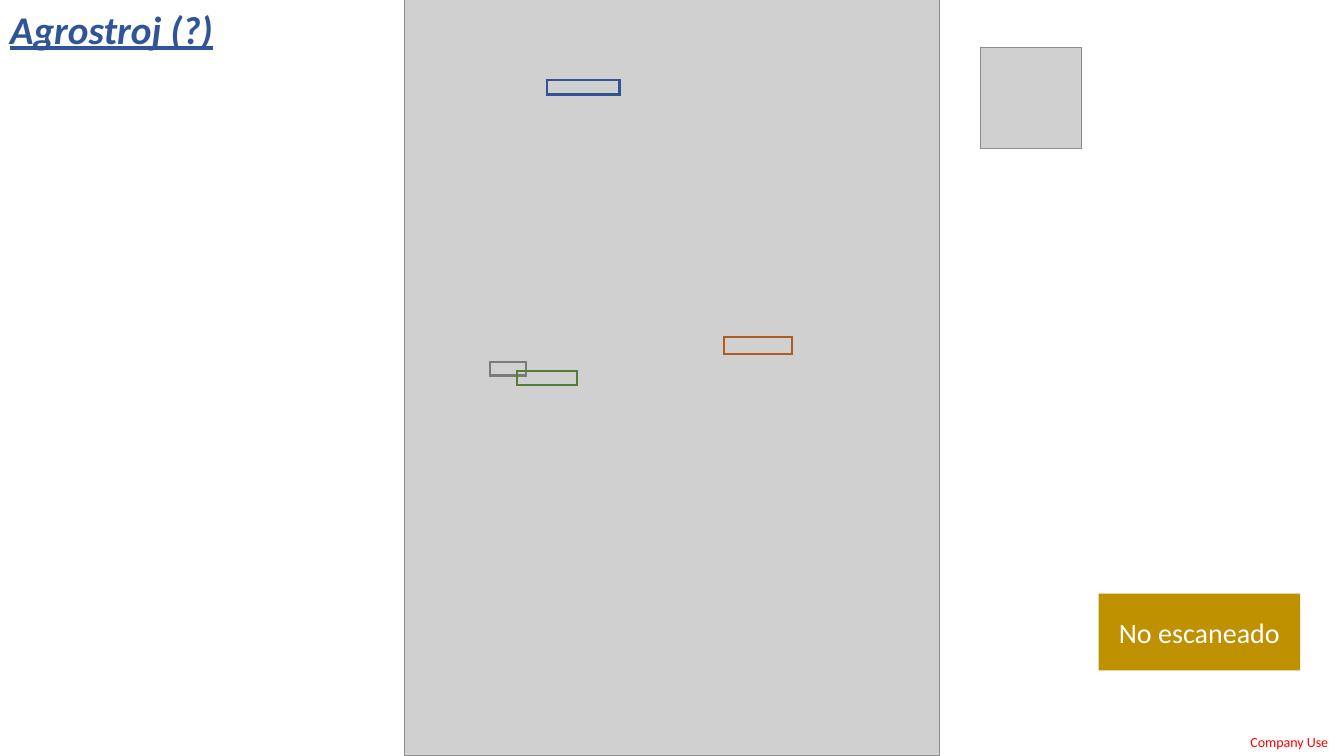
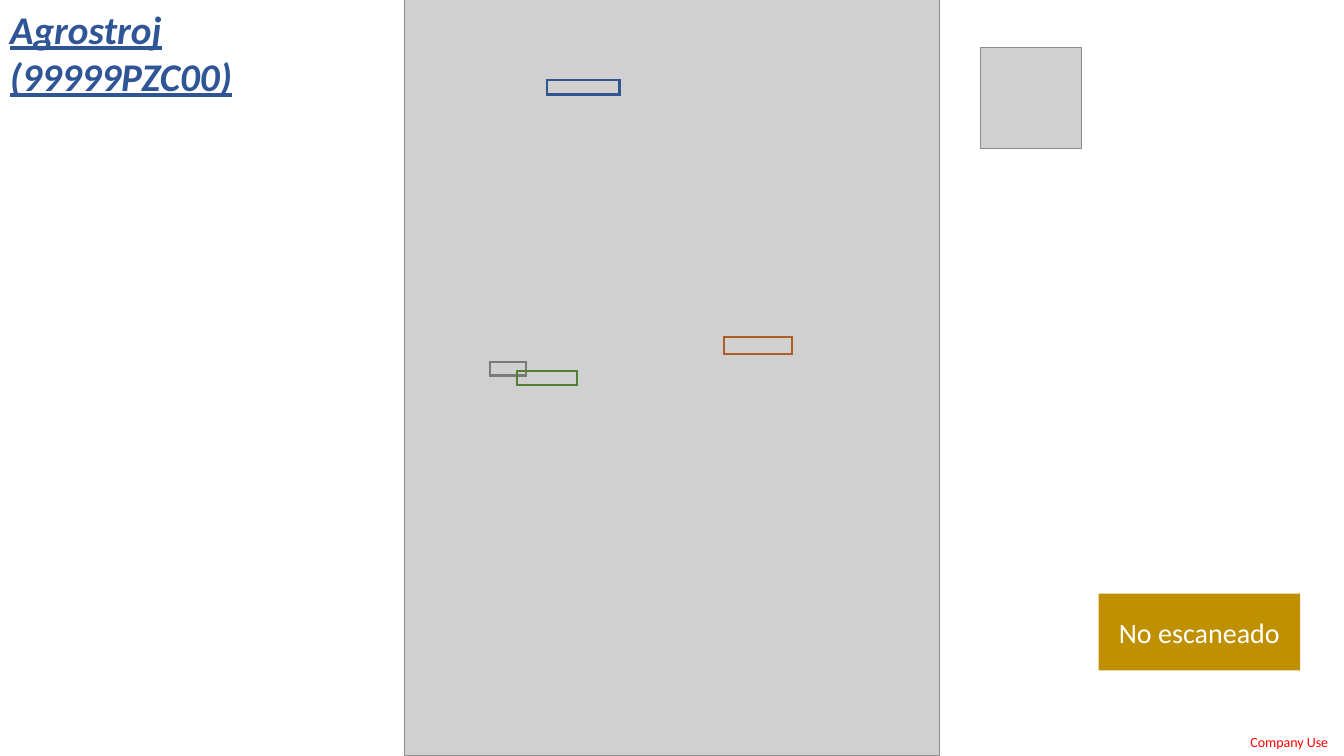
Before and after one commit to LobatoJaime/Bot-Creacion-de-Pedidos, a slide deck: slide 23 of AI_Engine/Info/ExtraccionDatos.pptx. Drawn at 1344x756 pixels with LibreOffice and Linux fonts; fonts in the diff are those of the drawing; grey boxes stand for pictures. Boxes give left, top, right and bottom in pixels: in the first picture for what was removed or moved away, otherwise in the second. Text is boxed around its words. In the diff, an @@ line names an element or a change of style, - is before the commit and + after.

Commit message:
Cambiados codigos SAP de Soucy, JD Israel y Agrostroj

```diff
--- a/AI_Engine/Info/ExtraccionDatos.pptx
+++ b/AI_Engine/Info/ExtraccionDatos.pptx
@@ text at box(10, 16, 232, 97): text changed @@
-Agrostroj (?)
+Agrostroj (99999PZC00)
```
Also in this commit, not shown: 3 other slides changed, 20 other files.
